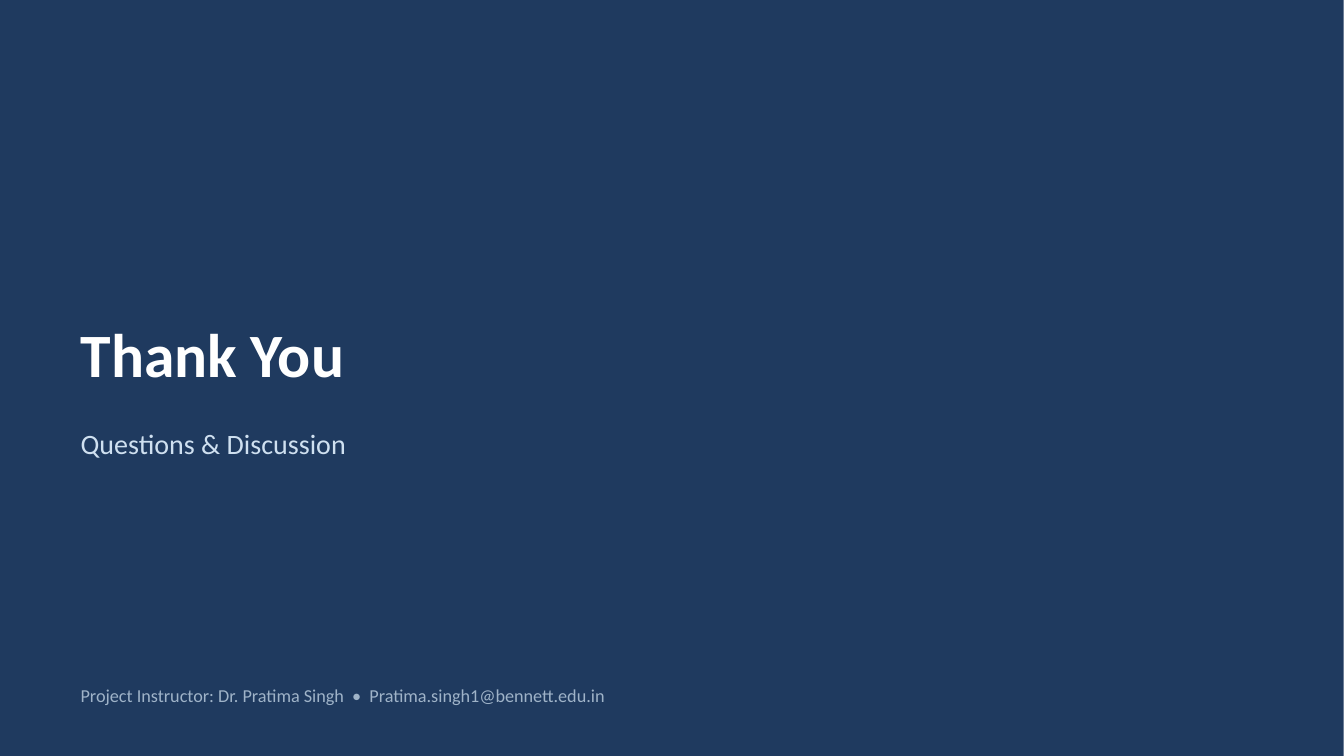
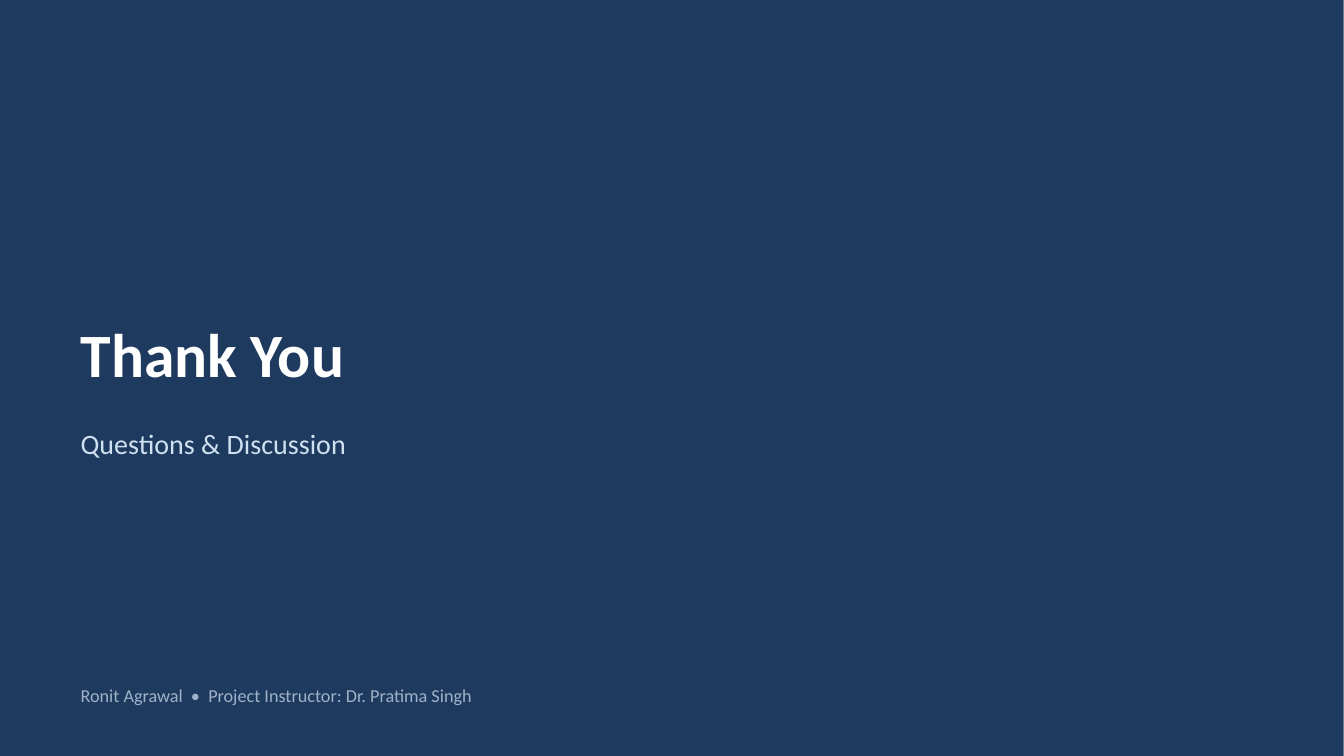
Before and after one commit to Ronit178693/civil-unrest-project, a slide deck: slide 14 of slides/civil_unrest_presentation.pptx (slide 13 before the commit). Drawn at 1344x756 pixels with LibreOffice and Linux fonts; fonts in the diff are those of the drawing. Boxes give left, top, right and bottom in pixels: in the first picture for what was removed or moved away, otherwise in the second. Text is boxed around its words. In the diff, an @@ line names an element or a change of style, - is before the commit and + after.

```diff
--- a/slides/civil_unrest_presentation.pptx
+++ b/slides/civil_unrest_presentation.pptx
@@ text at (81, 689, 471, 705): text changed @@
-Project Instructor: Dr. Pratima Singh • Pratima.singh1@bennett.edu.in
+Ronit Agrawal • Project Instructor: Dr. Pratima Singh
```
Also in this commit, not shown: 6 other slides changed, 7 slides added, 6 slides removed, 9 other files.
